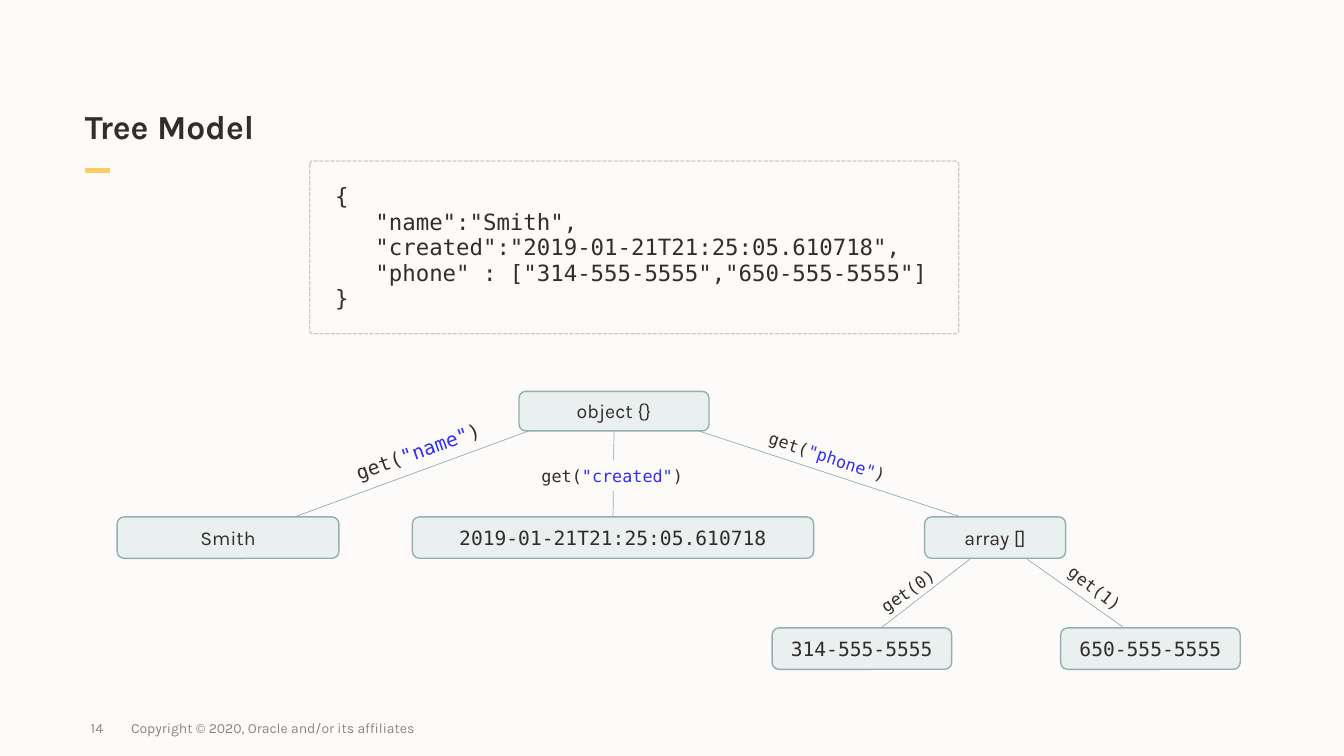
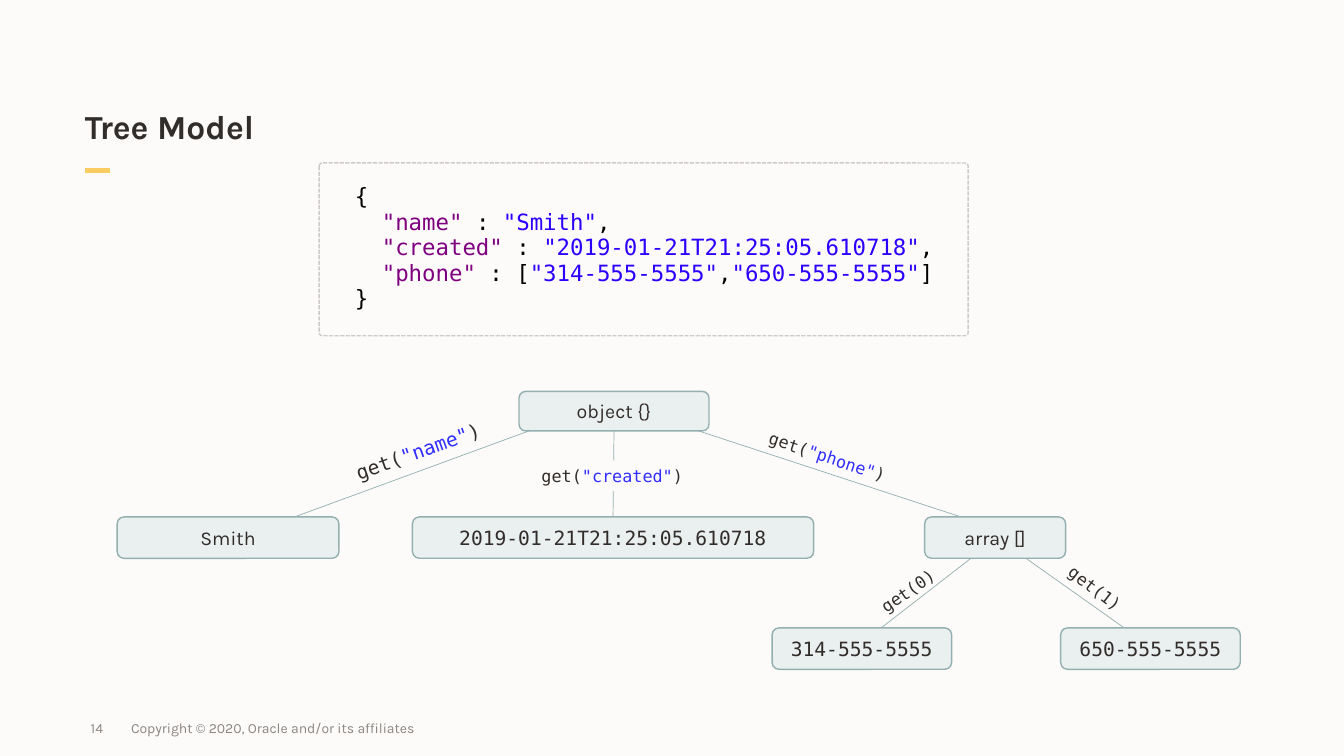
Before and after one commit to oracle/json-in-db, a slide deck: slide 14 of Presentations/jdbc-json.pptx. Drawn at 1344x756 pixels with LibreOffice and Linux fonts; fonts in the diff are those of the drawing; background and template pictures are left out. Boxes give left, top, right and bottom in pixels: in the first picture for what was removed or moved away, otherwise in the second. Text is boxed around its words. In the diff, an @@ line names an element or a change of style, - is before the commit and + after.

```diff
--- a/Presentations/jdbc-json.pptx
+++ b/Presentations/jdbc-json.pptx
@@ rounded rectangle: place and size @@
-rounded rectangle at box(310, 161, 959, 334)
+rounded rectangle at box(320, 163, 969, 336)
@@ text at box(382, 213, 933, 286): text changed; text colour #312D2A to #2A00FF @@
-{
-"name":"Smith",
-"created":"2019-01-21T21:25:05.610718",
-"phone" : ["314-555-5555","650-555-5555"]
-}
+{
+"name" : "Smith",
+"created" : "2019-01-21T21:25:05.610718",
+"phone" : ["314-555-5555","650-555-5555"]
+}
```
Also in this commit, not shown: 3 other slides changed, 2 slides added.
